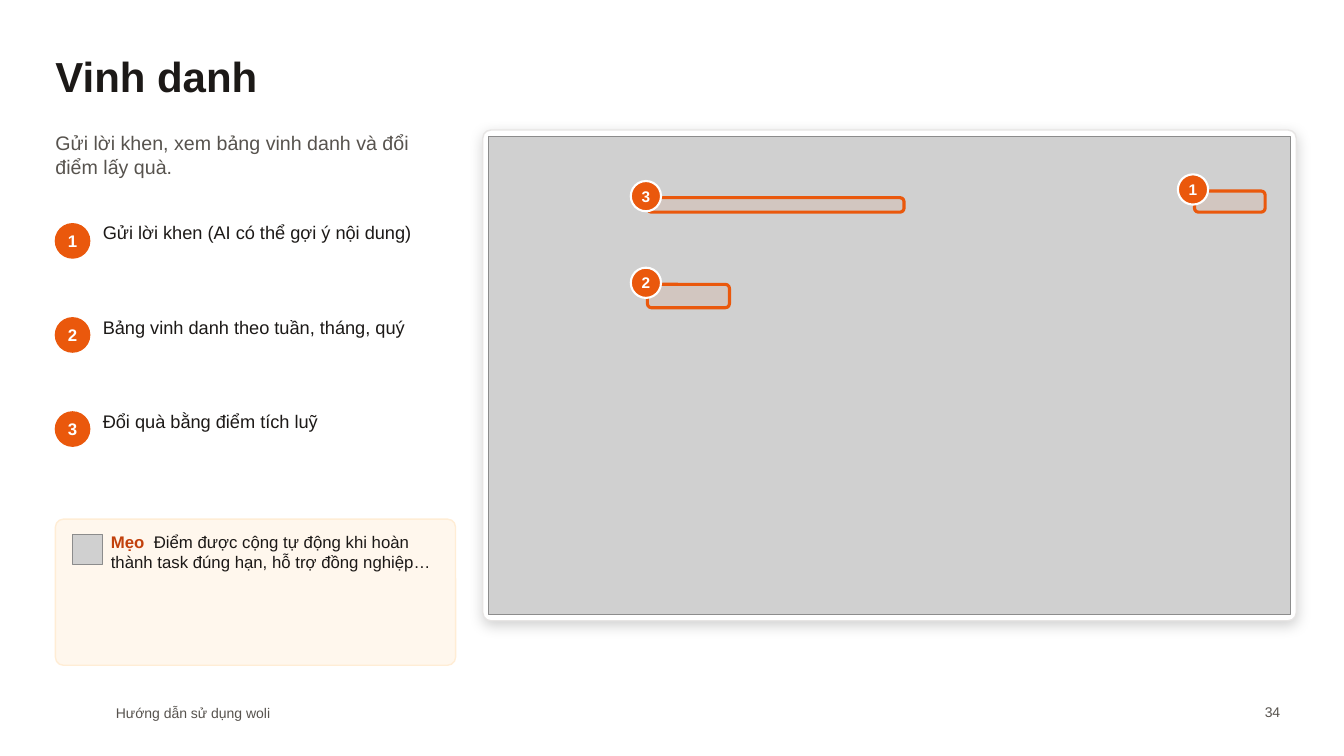
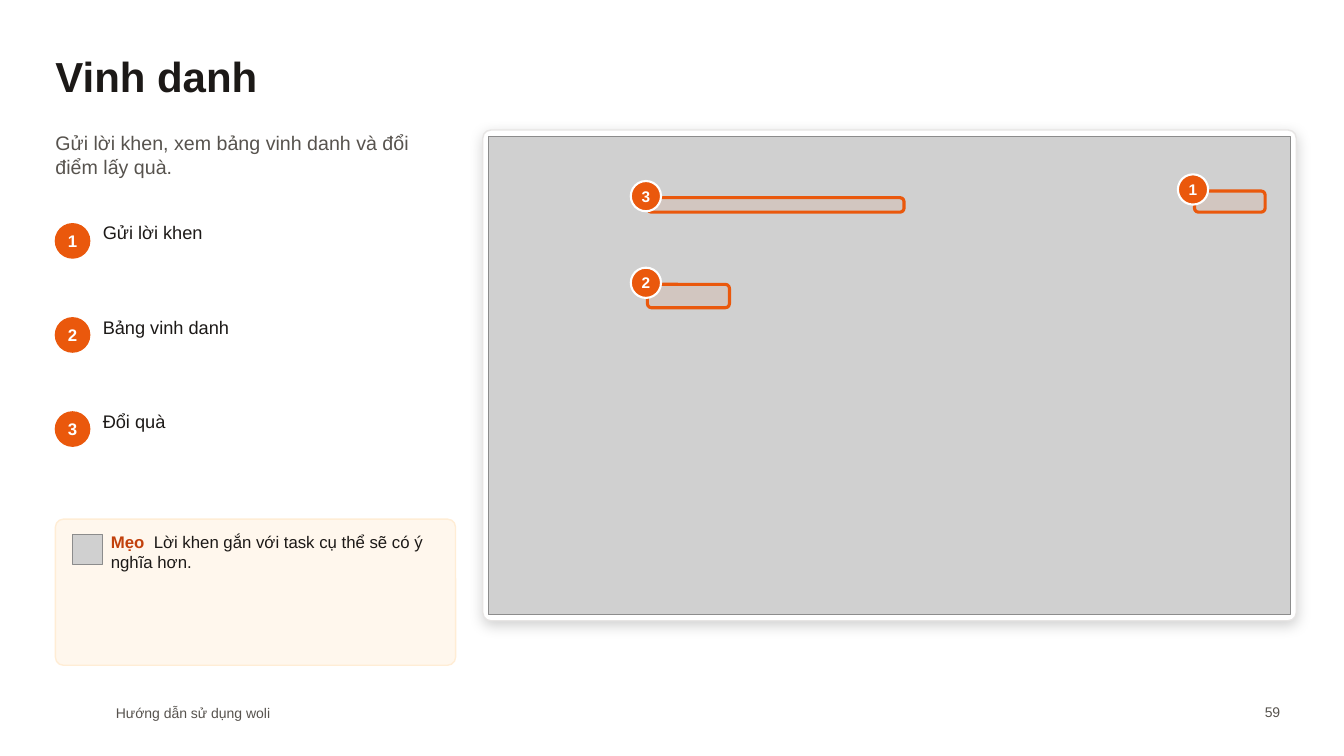
Before and after one commit to diuthihieu/hr-task-managent-CL, a slide deck: slide 59 of docs/woli-Huong-dan-su-dung.pptx (slide 34 before the commit). Drawn at 1344x756 pixels with LibreOffice and Linux fonts; fonts in the diff are those of the drawing; grey boxes stand for pictures; background and template pictures are left out. Boxes give left, top, right and bottom in pixels: in the first picture for what was removed or moved away, otherwise in the second. Text is boxed around its words. In the diff, an @@ line names an element or a change of style, - is before the commit and + after.

```diff
--- a/docs/woli-Huong-dan-su-dung.pptx
+++ b/docs/woli-Huong-dan-su-dung.pptx
@@ text at [103, 225, 202, 239]: text changed @@
-Gửi lời khen (AI có thể gợi ý nội dung)
+Gửi lời khen
@@ text at [103, 320, 229, 338]: text changed @@
-Bảng vinh danh theo tuần, tháng, quý
+Bảng vinh danh
@@ text at [103, 414, 165, 432]: text changed @@
-Đổi quà bằng điểm tích luỹ
+Đổi quà
@@ text at [111, 534, 422, 572]: text changed @@
-Mẹo Điểm được cộng tự động khi hoàn thành task đúng hạn, hỗ trợ đồng nghiệp…
+Mẹo Lời khen gắn với task cụ thể sẽ có ý nghĩa hơn.
@@ page number at [1265, 707, 1281, 717]: text changed @@
-34
+59
```
Also in this commit, not shown: 27 other slides changed, 33 slides added, 3 slides removed.
